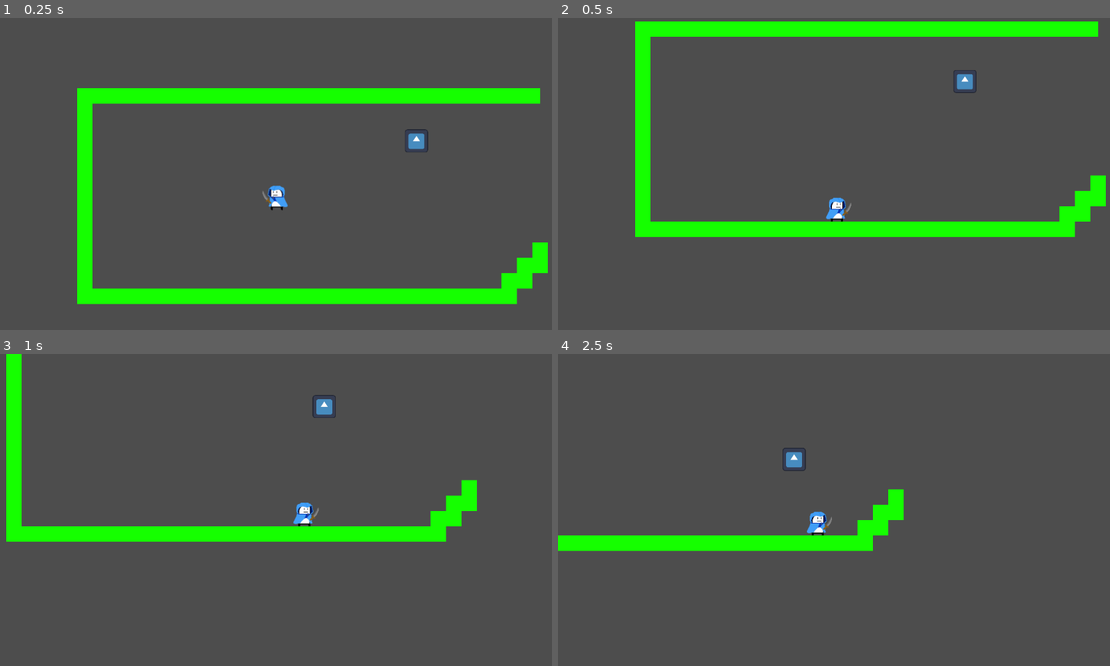
Above: before the commit, frames 1-4 (two rows, left to right).
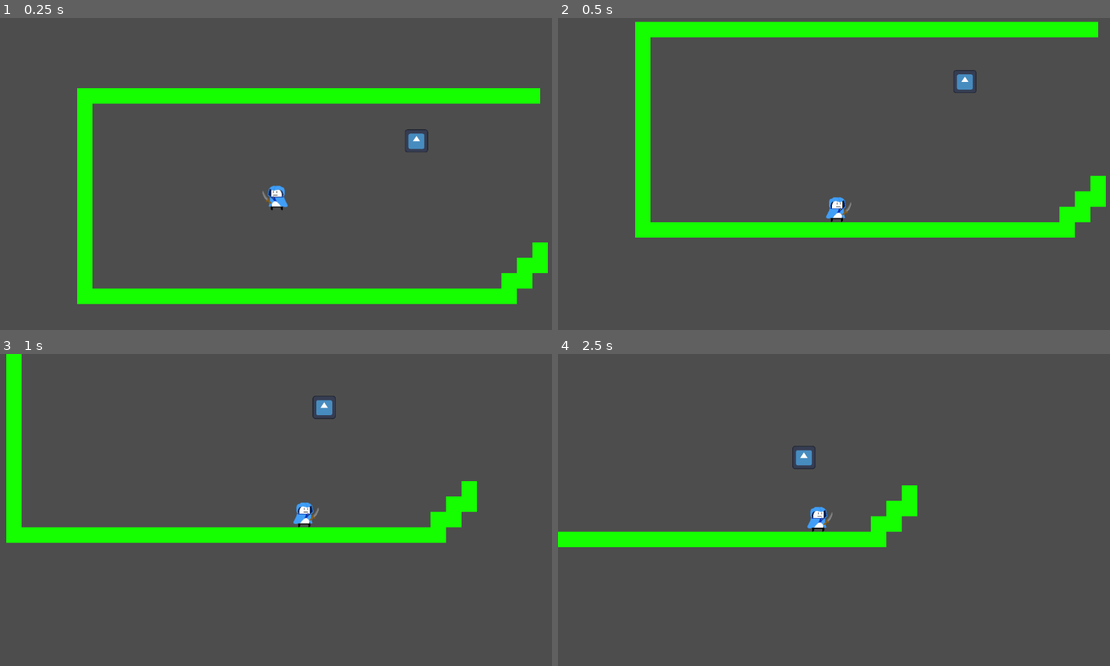
Above: after the commit, the same moments.

Repository: Overlord-Runt/name
Game: Godot game, scene res://main.tscn
The game is run twice, just before and just after one commit, with the same random seed, the same clock (stepped at 60 frames per second) and the same inputs. The engine's default icon, where the game draws it, is replaced by a stand-in: a white triangle on a blue panel in a dark square.
Inputs (mouse positions are in pixels of both pictures, inside the frame that each line leads up to):
- Up to frame 1 (0.25 s): no input
- Up to frame 2 (0.5 s): no input
- Up to frame 3 (1 s): tap Enter at 0.5 s; move the mouse to (397, 494) at 0.52 s; hold D (right) from 0.53 s (still down); tap Alt at 0.6 s; click (397, 494) at 0.67 s; tap W (jump) at 0.77 s
- Up to frame 4 (2.5 s): move the mouse to (723, 525) at 1.27 s; tap Shift at 1.35 s; tap W (jump) at 1.52 s; move the mouse to (889, 441) at 2.02 s; release D (right) at 2.03 s; hold A (left) from 2.03 s (still down); tap Alt at 2.1 s

Frame 1 is identical in both runs. In frame 2, 0.8% of the frame differs, in the area x 13-100%, y 1-71%; in frame 3, 0.8%; in frame 4, 2.8%, in the area x 0-66%, y 29-64%.

Commit message:
gonna eat dinner so commit

Diff:
--- a/main.tscn
+++ b/main.tscn
@@ -7,301 +7,25 @@
 [ext_resource type="Script" uid="uid://dkmjdurbx5r3v" path="res://scripts/enemy.gd" id="3_1bvp3"]
 [ext_resource type="Texture2D" uid="uid://b8irsho2l4fo1" path="res://assets/green.png" id="3_lquwl"]
 
-[sub_resource type="RectangleShape2D" id="RectangleShape2D_7mycd"]
-size = Vector2(12.6652, 28.0271)
+[sub_resource type="CapsuleShape2D" id="CapsuleShape2D_7mycd"]
+radius = 4.86887
 
 [sub_resource type="RectangleShape2D" id="RectangleShape2D_272bh"]
-size = Vector2(16, 17)
-
-[sub_resource type="Animation" id="Animation_272bh"]
-length = 0.001
+size = Vector2(16, 26.9298)
+
+[sub_resource type="Animation" id="Animation_dg77c"]
+resource_name = "Attack_left"
 tracks/0/type = "value"
 tracks/0/imported = false
 tracks/0/enabled = true
-tracks/0/path = NodePath("Sprite2D:texture")
+tracks/0/path = NodePath("Attack_Hitbox:disabled")
 tracks/0/interp = 1
 tracks/0/loop_wrap = true
 tracks/0/keys = {
 "times": PackedFloat32Array(0),
 "transitions": PackedFloat32Array(1),
 "update": 1,
-"values": [ExtResource("2_lquwl")]
-}
-tracks/1/type = "value"
-tracks/1/imported = false
-tracks/1/enabled = true
-tracks/1/path = NodePath("Hitbox:position")
-tracks/1/interp = 1
-tracks/1/loop_wrap = true
-tracks/1/keys = {
-"times": PackedFloat32Array(0),
-"transitions": PackedFloat32Array(1),
-"update": 0,
-"values": [Vector2(8, 4.286)]
-}
-tracks/2/type = "value"
-tracks/2/imported = false
-tracks/2/enabled = true
-tracks/2/path = NodePath("Attack_Hitbox:disabled")
-tracks/2/interp = 1
-tracks/2/loop_wrap = true
-tracks/2/keys = {
-"times": PackedFloat32Array(0),
-"transitions": PackedFloat32Array(1),
-"update": 1,
-"values": [true]
-}
-tracks/3/type = "value"
-tracks/3/imported = false
-tracks/3/enabled = true
-tracks/3/path = NodePath("Hitbox:rotation")
-tracks/3/interp = 1
-tracks/3/loop_wrap = true
-tracks/3/keys = {
-"times": PackedFloat32Array(0),
-"transitions": PackedFloat32Array(1),
-"update": 0,
-"values": [0.0]
-}
-tracks/4/type = "value"
-tracks/4/imported = false
-tracks/4/enabled = true
-tracks/4/path = NodePath("Hitbox:shape:size")
-tracks/4/interp = 1
-tracks/4/loop_wrap = true
-tracks/4/keys = {
-"times": PackedFloat32Array(0),
-"transitions": PackedFloat32Array(1),
-"update": 0,
-"values": [Vector2(12.6652, 28.0271)]
-}
-tracks/5/type = "value"
-tracks/5/imported = false
-tracks/5/enabled = true
-tracks/5/path = NodePath("Hitbox:scale")
-tracks/5/interp = 1
-tracks/5/loop_wrap = true
-tracks/5/keys = {
-"times": PackedFloat32Array(0),
-"transitions": PackedFloat32Array(1),
-"update": 0,
-"values": [Vector2(3.28618, -1.74417)]
-}
-
-[sub_resource type="Animation" id="Animation_5vw27"]
-resource_name = "idle_right"
-tracks/0/type = "value"
-tracks/0/imported = false
-tracks/0/enabled = true
-tracks/0/path = NodePath("Sprite2D:texture")
-tracks/0/interp = 1
-tracks/0/loop_wrap = true
-tracks/0/keys = {
-"times": PackedFloat32Array(0),
-"transitions": PackedFloat32Array(1),
-"update": 1,
-"values": [ExtResource("2_lquwl")]
-}
-tracks/1/type = "value"
-tracks/1/imported = false
-tracks/1/enabled = true
-tracks/1/path = NodePath("Attack_Hitbox:disabled")
-tracks/1/interp = 1
-tracks/1/loop_wrap = true
-tracks/1/keys = {
-"times": PackedFloat32Array(0),
-"transitions": PackedFloat32Array(1),
-"update": 1,
-"values": [true]
-}
-tracks/2/type = "value"
-tracks/2/imported = false
-tracks/2/enabled = true
-tracks/2/path = NodePath("Hitbox:scale")
-tracks/2/interp = 1
-tracks/2/loop_wrap = true
-tracks/2/keys = {
-"times": PackedFloat32Array(0),
-"transitions": PackedFloat32Array(1),
-"update": 0,
-"values": [Vector2(3.28618, -1.74417)]
-}
-tracks/3/type = "value"
-tracks/3/imported = false
-tracks/3/enabled = true
-tracks/3/path = NodePath("Hitbox:position")
-tracks/3/interp = 1
-tracks/3/loop_wrap = true
-tracks/3/keys = {
-"times": PackedFloat32Array(0),
-"transitions": PackedFloat32Array(1),
-"update": 0,
-"values": [Vector2(0, 0)]
-}
-tracks/4/type = "value"
-tracks/4/imported = false
-tracks/4/enabled = true
-tracks/4/path = NodePath("Hitbox:shape:size")
-tracks/4/interp = 1
-tracks/4/loop_wrap = true
-tracks/4/keys = {
-"times": PackedFloat32Array(0),
-"transitions": PackedFloat32Array(1),
-"update": 0,
-"values": [Vector2(12.6652, 28.0271)]
-}
-
-[sub_resource type="Animation" id="Animation_kek77"]
-resource_name = "idle_left"
-tracks/0/type = "value"
-tracks/0/imported = false
-tracks/0/enabled = true
-tracks/0/path = NodePath("Sprite2D:texture")
-tracks/0/interp = 1
-tracks/0/loop_wrap = true
-tracks/0/keys = {
-"times": PackedFloat32Array(0),
-"transitions": PackedFloat32Array(1),
-"update": 1,
-"values": [ExtResource("2_7mycd")]
-}
-tracks/1/type = "value"
-tracks/1/imported = false
-tracks/1/enabled = true
-tracks/1/path = NodePath("Attack_Hitbox:disabled")
-tracks/1/interp = 1
-tracks/1/loop_wrap = true
-tracks/1/keys = {
-"times": PackedFloat32Array(0),
-"transitions": PackedFloat32Array(1),
-"update": 1,
-"values": [true]
-}
-tracks/2/type = "value"
-tracks/2/imported = false
-tracks/2/enabled = true
-tracks/2/path = NodePath("Hitbox:position")
-tracks/2/interp = 1
-tracks/2/loop_wrap = true
-tracks/2/keys = {
-"times": PackedFloat32Array(0),
-"transitions": PackedFloat32Array(1),
-"update": 0,
-"values": [Vector2(0, 1.19209e-07)]
-}
-tracks/3/type = "value"
-tracks/3/imported = false
-tracks/3/enabled = true
-tracks/3/path = NodePath("Hitbox:shape:size")
-tracks/3/interp = 1
-tracks/3/loop_wrap = true
-tracks/3/keys = {
-"times": PackedFloat32Array(0),
-"transitions": PackedFloat32Array(1),
-"update": 0,
-"values": [Vector2(12.6652, 28.0271)]
-}
-tracks/4/type = "value"
-tracks/4/imported = false
-tracks/4/enabled = true
-tracks/4/path = NodePath("Hitbox:scale")
-tracks/4/interp = 1
-tracks/4/loop_wrap = true
-tracks/4/keys = {
-"times": PackedFloat32Array(0),
-"transitions": PackedFloat32Array(1),
-"update": 0,
-"values": [Vector2(3.28618, -1.74417)]
-}
-
-[sub_resource type="Animation" id="Animation_4c57u"]
-resource_name = "walk_left"
-tracks/0/type = "value"
-tracks/0/imported = false
-tracks/0/enabled = true
-tracks/0/path = NodePath("Sprite2D:texture")
-tracks/0/interp = 1
-tracks/0/loop_wrap = true
-tracks/0/keys = {
-"times": PackedFloat32Array(0),
-"transitions": PackedFloat32Array(1),
-"update": 1,
-"values": [ExtResource("2_7mycd")]
-}
-tracks/1/type = "value"
-tracks/1/imported = false
-tracks/1/enabled = true
-tracks/1/path = NodePath("Hitbox:position")
-tracks/1/interp = 1
-tracks/1/loop_wrap = true
-tracks/1/keys = {
-"times": PackedFloat32Array(0),
-"transitions": PackedFloat32Array(1),
-"update": 0,
-"values": [Vector2(8, 4.286)]
-}
-tracks/2/type = "value"
-tracks/2/imported = false
-tracks/2/enabled = true
-tracks/2/path = NodePath("Attack_Hitbox:disabled")
-tracks/2/interp = 1
-tracks/2/loop_wrap = true
-tracks/2/keys = {
-"times": PackedFloat32Array(0),
-"transitions": PackedFloat32Array(1),
-"update": 1,
-"values": [true]
-}
-
-[sub_resource type="Animation" id="Animation_efxa6"]
-resource_name = "walk_right"
-tracks/0/type = "value"
-tracks/0/imported = false
-tracks/0/enabled = true
-tracks/0/path = NodePath("Sprite2D:texture")
-tracks/0/interp = 1
-tracks/0/loop_wrap = true
-tracks/0/keys = {
-"times": PackedFloat32Array(0),
-"transitions": PackedFloat32Array(1),
-"update": 1,
-"values": [ExtResource("2_lquwl")]
-}
-tracks/1/type = "value"
-tracks/1/imported = false
-tracks/1/enabled = true
-tracks/1/path = NodePath("Hitbox:position")
-tracks/1/interp = 1
-tracks/1/loop_wrap = true
-tracks/1/keys = {
-"times": PackedFloat32Array(0),
-"transitions": PackedFloat32Array(1),
-"update": 0,
-"values": [Vector2(0, 8)]
-}
-tracks/2/type = "value"
-tracks/2/imported = false
-tracks/2/enabled = true
-tracks/2/path = NodePath("Hitbox:rotation")
-tracks/2/interp = 1
-tracks/2/loop_wrap = true
-tracks/2/keys = {
-"times": PackedFloat32Array(0),
-"transitions": PackedFloat32Array(1),
-"update": 0,
-"values": [0.0]
-}
-tracks/3/type = "value"
-tracks/3/imported = false
-tracks/3/enabled = true
-tracks/3/path = NodePath("Attack_Hitbox:disabled")
-tracks/3/interp = 1
-tracks/3/loop_wrap = true
-tracks/3/keys = {
-"times": PackedFloat32Array(0),
-"transitions": PackedFloat32Array(1),
-"update": 1,
-"values": [true]
+"values": [false]
 }
 
 [sub_resource type="Animation" id="Animation_7mycd"]
@@ -332,19 +56,295 @@
 "values": [false]
 }
 
-[sub_resource type="Animation" id="Animation_dg77c"]
-resource_name = "Attack_left"
+[sub_resource type="Animation" id="Animation_272bh"]
+length = 0.001
 tracks/0/type = "value"
 tracks/0/imported = false
 tracks/0/enabled = true
-tracks/0/path = NodePath("Attack_Hitbox:disabled")
+tracks/0/path = NodePath("Sprite2D:texture")
 tracks/0/interp = 1
 tracks/0/loop_wrap = true
 tracks/0/keys = {
 "times": PackedFloat32Array(0),
 "transitions": PackedFloat32Array(1),
 "update": 1,
-"values": [false]
+"values": [ExtResource("2_lquwl")]
+}
+tracks/1/type = "value"
+tracks/1/imported = false
+tracks/1/enabled = true
+tracks/1/path = NodePath("Hitbox:position")
+tracks/1/interp = 1
+tracks/1/loop_wrap = true
+tracks/1/keys = {
+"times": PackedFloat32Array(0),
+"transitions": PackedFloat32Array(1),
+"update": 0,
+"values": [Vector2(8, 4.286)]
+}
+tracks/2/type = "value"
+tracks/2/imported = false
+tracks/2/enabled = true
+tracks/2/path = NodePath("Attack_Hitbox:disabled")
+tracks/2/interp = 1
+tracks/2/loop_wrap = true
+tracks/2/keys = {
+"times": PackedFloat32Array(0),
+"transitions": PackedFloat32Array(1),
+"update": 1,
+"values": [true]
+}
+tracks/3/type = "value"
+tracks/3/imported = false
+tracks/3/enabled = true
+tracks/3/path = NodePath("Hitbox:rotation")
+tracks/3/interp = 1
+tracks/3/loop_wrap = true
+tracks/3/keys = {
+"times": PackedFloat32Array(0),
+"transitions": PackedFloat32Array(1),
+"update": 0,
+"values": [0.0]
+}
+tracks/4/type = "value"
+tracks/4/imported = false
+tracks/4/enabled = true
+tracks/4/path = NodePath("Hitbox:scale")
+tracks/4/interp = 1
+tracks/4/loop_wrap = true
+tracks/4/keys = {
+"times": PackedFloat32Array(0),
+"transitions": PackedFloat32Array(1),
+"update": 0,
+"values": [Vector2(3.28618, -1.74417)]
+}
+tracks/5/type = "value"
+tracks/5/imported = false
+tracks/5/enabled = true
+tracks/5/path = NodePath("Hitbox:shape")
+tracks/5/interp = 1
+tracks/5/loop_wrap = true
+tracks/5/keys = {
+"times": PackedFloat32Array(0),
+"transitions": PackedFloat32Array(1),
+"update": 1,
+"values": [SubResource("CapsuleShape2D_7mycd")]
+}
+
+[sub_resource type="Animation" id="Animation_kek77"]
+resource_name = "idle_left"
+tracks/0/type = "value"
+tracks/0/imported = false
+tracks/0/enabled = true
+tracks/0/path = NodePath("Sprite2D:texture")
+tracks/0/interp = 1
+tracks/0/loop_wrap = true
+tracks/0/keys = {
+"times": PackedFloat32Array(0),
+"transitions": PackedFloat32Array(1),
+"update": 1,
+"values": [ExtResource("2_7mycd")]
+}
+tracks/1/type = "value"
+tracks/1/imported = false
+tracks/1/enabled = true
+tracks/1/path = NodePath("Attack_Hitbox:disabled")
+tracks/1/interp = 1
+tracks/1/loop_wrap = true
+tracks/1/keys = {
+"times": PackedFloat32Array(0),
+"transitions": PackedFloat32Array(1),
+"update": 1,
+"values": [true]
+}
+tracks/2/type = "value"
+tracks/2/imported = false
+tracks/2/enabled = true
+tracks/2/path = NodePath("Hitbox:position")
+tracks/2/interp = 1
+tracks/2/loop_wrap = true
+tracks/2/keys = {
+"times": PackedFloat32Array(0),
+"transitions": PackedFloat32Array(1),
+"update": 0,
+"values": [Vector2(0, 1.19209e-07)]
+}
+tracks/3/type = "value"
+tracks/3/imported = false
+tracks/3/enabled = true
+tracks/3/path = NodePath("Hitbox:scale")
+tracks/3/interp = 1
+tracks/3/loop_wrap = true
+tracks/3/keys = {
+"times": PackedFloat32Array(0),
+"transitions": PackedFloat32Array(1),
+"update": 0,
+"values": [Vector2(3.28618, -1.74417)]
+}
+tracks/4/type = "value"
+tracks/4/imported = false
+tracks/4/enabled = true
+tracks/4/path = NodePath("Hitbox:shape")
+tracks/4/interp = 1
+tracks/4/loop_wrap = true
+tracks/4/keys = {
+"times": PackedFloat32Array(0),
+"transitions": PackedFloat32Array(1),
+"update": 1,
+"values": [SubResource("CapsuleShape2D_7mycd")]
+}
+
+[sub_resource type="Animation" id="Animation_5vw27"]
+resource_name = "idle_right"
+tracks/0/type = "value"
+tracks/0/imported = false
+tracks/0/enabled = true
+tracks/0/path = NodePath("Sprite2D:texture")
+tracks/0/interp = 1
+tracks/0/loop_wrap = true
+tracks/0/keys = {
+"times": PackedFloat32Array(0),
+"transitions": PackedFloat32Array(1),
+"update": 1,
+"values": [ExtResource("2_lquwl")]
+}
+tracks/1/type = "value"
+tracks/1/imported = false
+tracks/1/enabled = true
+tracks/1/path = NodePath("Attack_Hitbox:disabled")
+tracks/1/interp = 1
+tracks/1/loop_wrap = true
+tracks/1/keys = {
+"times": PackedFloat32Array(0),
+"transitions": PackedFloat32Array(1),
+"update": 1,
+"values": [true]
+}
+tracks/2/type = "value"
+tracks/2/imported = false
+tracks/2/enabled = true
+tracks/2/path = NodePath("Hitbox:scale")
+tracks/2/interp = 1
+tracks/2/loop_wrap = true
+tracks/2/keys = {
+"times": PackedFloat32Array(0),
+"transitions": PackedFloat32Array(1),
+"update": 0,
+"values": [Vector2(3.28618, -1.74417)]
+}
+tracks/3/type = "value"
+tracks/3/imported = false
+tracks/3/enabled = true
+tracks/3/path = NodePath("Hitbox:position")
+tracks/3/interp = 1
+tracks/3/loop_wrap = true
+tracks/3/keys = {
+"times": PackedFloat32Array(0),
+"transitions": PackedFloat32Array(1),
+"update": 0,
+"values": [Vector2(0, 0)]
+}
+tracks/4/type = "value"
+tracks/4/imported = false
+tracks/4/enabled = true
+tracks/4/path = NodePath("Hitbox:shape")
+tracks/4/interp = 1
+tracks/4/loop_wrap = true
+tracks/4/keys = {
+"times": PackedFloat32Array(0),
+"transitions": PackedFloat32Array(1),
+"update": 1,
+"values": [SubResource("CapsuleShape2D_7mycd")]
+}
+
+[sub_resource type="Animation" id="Animation_4c57u"]
+resource_name = "walk_left"
+tracks/0/type = "value"
+tracks/0/imported = false
+tracks/0/enabled = true
+tracks/0/path = NodePath("Sprite2D:texture")
+tracks/0/interp = 1
+tracks/0/loop_wrap = true
+tracks/0/keys = {
+"times": PackedFloat32Array(0),
+"transitions": PackedFloat32Array(1),
+"update": 1,
+"values": [ExtResource("2_7mycd")]
+}
+tracks/1/type = "value"
+tracks/1/imported = false
+tracks/1/enabled = true
+tracks/1/path = NodePath("Hitbox:position")
+tracks/1/interp = 1
+tracks/1/loop_wrap = true
+tracks/1/keys = {
+"times": PackedFloat32Array(0),
+"transitions": PackedFloat32Array(1),
+"update": 0,
+"values": [Vector2(8, 4.286)]
+}
+tracks/2/type = "value"
+tracks/2/imported = false
+tracks/2/enabled = true
+tracks/2/path = NodePath("Attack_Hitbox:disabled")
+tracks/2/interp = 1
+tracks/2/loop_wrap = true
+tracks/2/keys = {
+"times": PackedFloat32Array(0),
+"transitions": PackedFloat32Array(1),
+"update": 1,
+"values": [true]
+}
+
+[sub_resource type="Animation" id="Animation_efxa6"]
+resource_name = "walk_right"
+tracks/0/type = "value"
+tracks/0/imported = false
+tracks/0/enabled = true
+tracks/0/path = NodePath("Sprite2D:texture")
+tracks/0/interp = 1
+tracks/0/loop_wrap = true
+tracks/0/keys = {
+"times": PackedFloat32Array(0),
+"transitions": PackedFloat32Array(1),
+"update": 1,
+"values": [ExtResource("2_lquwl")]
+}
+tracks/1/type = "value"
+tracks/1/imported = false
+tracks/1/enabled = true
+tracks/1/path = NodePath("Hitbox:position")
+tracks/1/interp = 1
+tracks/1/loop_wrap = true
+tracks/1/keys = {
+"times": PackedFloat32Array(0),
+"transitions": PackedFloat32Array(1),
+"update": 0,
+"values": [Vector2(0, 8)]
+}
+tracks/2/type = "value"
+tracks/2/imported = false
+tracks/2/enabled = true
+tracks/2/path = NodePath("Hitbox:rotation")
+tracks/2/interp = 1
+tracks/2/loop_wrap = true
+tracks/2/keys = {
+"times": PackedFloat32Array(0),
+"transitions": PackedFloat32Array(1),
+"update": 0,
+"values": [0.0]
+}
+tracks/3/type = "value"
+tracks/3/imported = false
+tracks/3/enabled = true
+tracks/3/path = NodePath("Attack_Hitbox:disabled")
+tracks/3/interp = 1
+tracks/3/loop_wrap = true
+tracks/3/keys = {
+"times": PackedFloat32Array(0),
+"transitions": PackedFloat32Array(1),
+"update": 1,
+"values": [true]
 }
 
 [sub_resource type="AnimationLibrary" id="AnimationLibrary_272bh"]
@@ -772,10 +772,10 @@
 [node name="Hitbox" type="CollisionShape2D" parent="Player"]
 position = Vector2(8, 4.286)
 scale = Vector2(3.28618, -1.74417)
-shape = SubResource("RectangleShape2D_7mycd")
+shape = SubResource("CapsuleShape2D_7mycd")
 
 [node name="Attack_Hitbox" type="CollisionShape2D" parent="Player"]
-position = Vector2(24, 0)
+position = Vector2(24, -4.31032)
 scale = Vector2(1, 0.868159)
 shape = SubResource("RectangleShape2D_272bh")
 disabled = true
@@ -785,6 +785,7 @@
 position_smoothing_speed = 6.0
 
 [node name="AnimationPlayer" type="AnimationPlayer" parent="Player"]
+process_physics_priority = 1
 libraries = {
 &"": SubResource("AnimationLibrary_272bh")
 }
--- a/scripts/rogue.gd
+++ b/scripts/rogue.gd
@@ -70,7 +70,6 @@
 	else:
 		canAttack = false
 	if canAttack:
-		_animation.play("Attack_left")
 		velocity.y = dashSPEEDy*sin(rotation)
 		velocity.x = dashSPEEDx*cos(rotation)
 		if thisDash > (dashCooldown + dashLength):
Not shown: 2 places in main.tscn that only renumber resources
Not shown, changed: assets/Player-Sprites/character1.af~lock~
